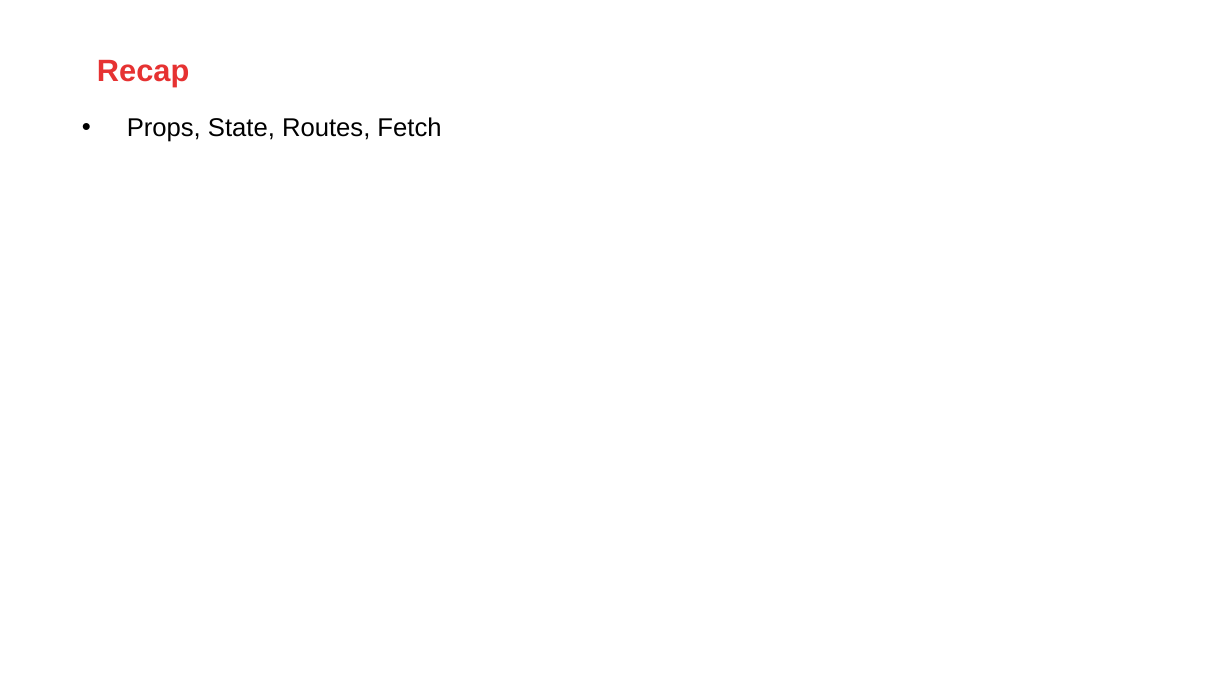
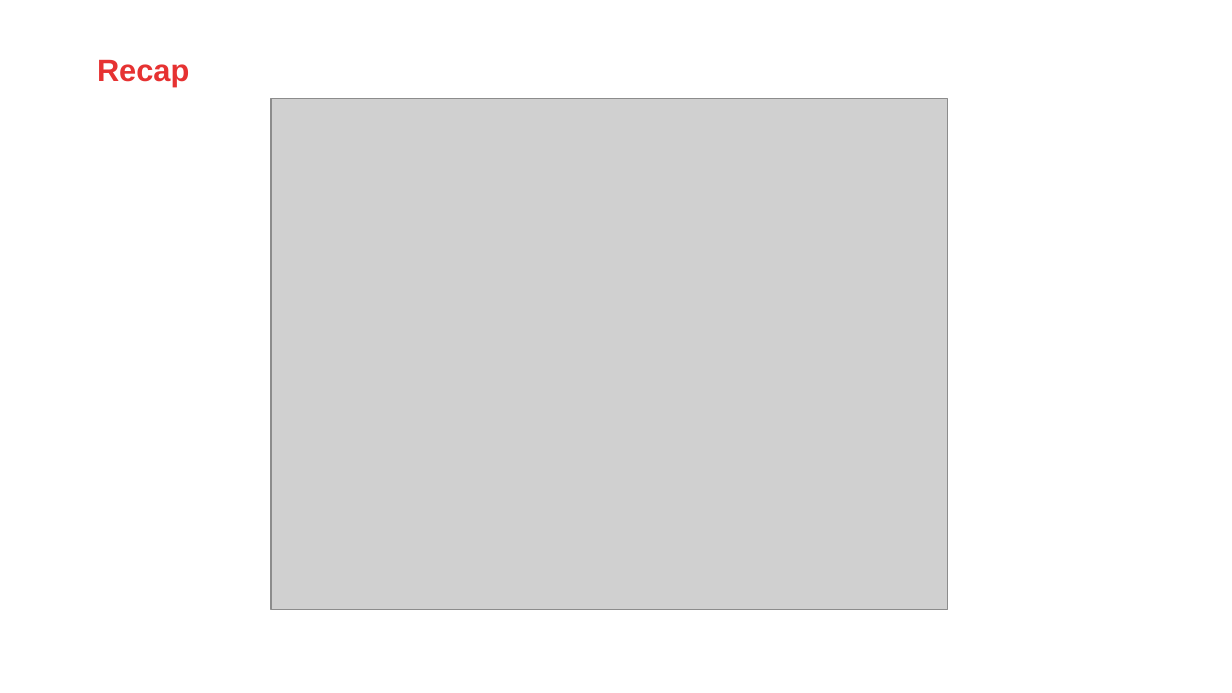
Before and after one commit to AMIS-Services/react-series, a slide deck: slide 2 of sig3/slides/SIG 3 slides.pptx. Drawn at 1232x693 pixels with LibreOffice and Linux fonts; fonts in the diff are those of the drawing; grey boxes stand for pictures; background and template pictures are left out. Boxes give left, top, right and bottom in pixels: in the first picture for what was removed or moved away, otherwise in the second. Text is boxed around its words. In the diff, an @@ line names an element or a change of style, - is before the commit and + after.

```diff
--- a/sig3/slides/SIG 3 slides.pptx
+++ b/sig3/slides/SIG 3 slides.pptx
@@ text removed at [127,117,441,142] @@
-• Props, State, Routes, Fetch
@@ picture added at [271,99,947,610] @@
```
Also in this commit, not shown: 2 other slides changed, 1 slide added.
